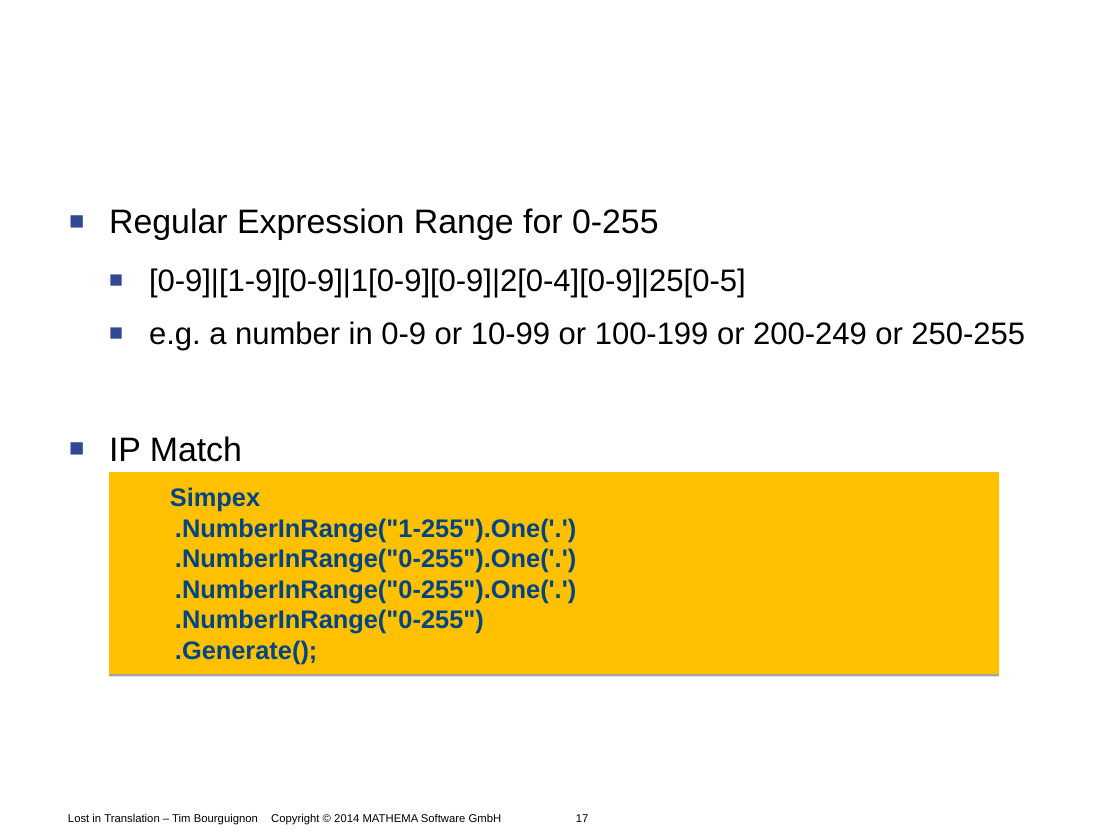
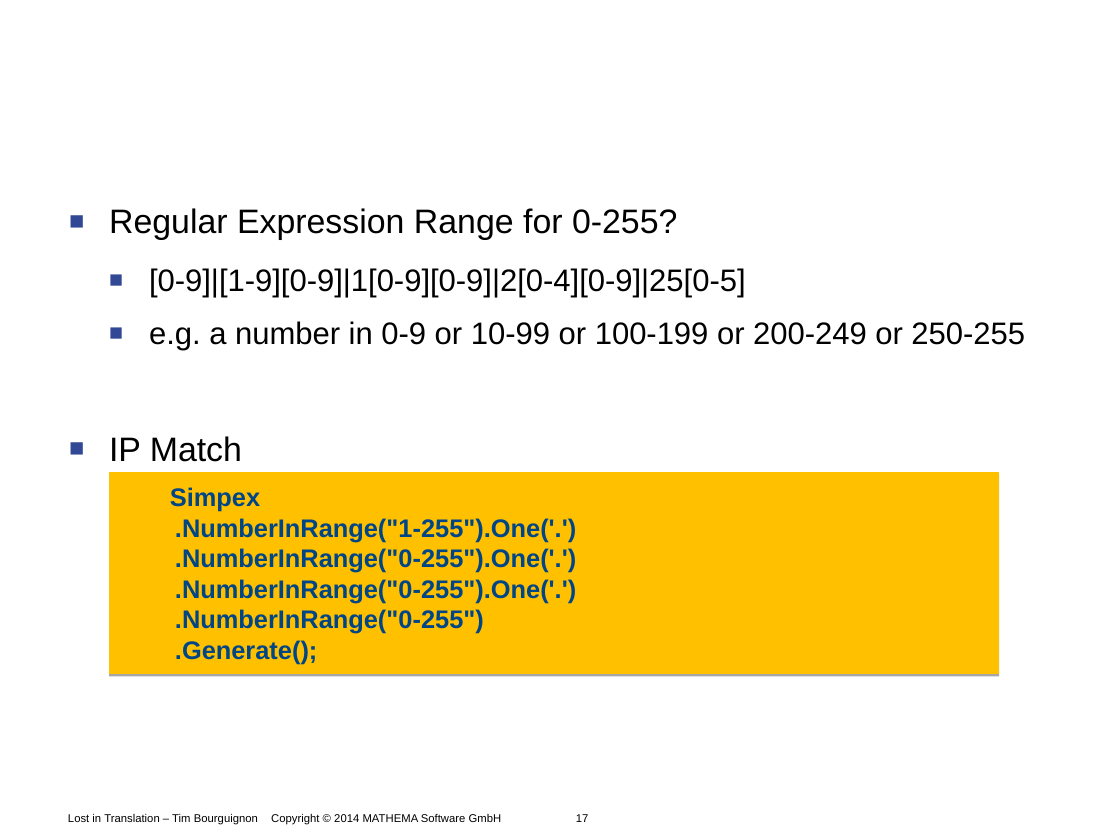
Before and after one commit to Timothep/Talk.LostInTranslation, a slide deck: slide 17 of LostInTranslation.odp. Drawn at 1120x840 pixels with LibreOffice and Linux fonts; fonts in the diff are those of the drawing; background and template pictures are left out. Boxes give left, top, right and bottom in pixels: in the first picture for what was removed or moved away, otherwise in the second. Text is boxed around its words. In the diff, an @@ line names an element or a change of style, - is before the commit and + after.

```diff
--- a/LostInTranslation.odp
+++ b/LostInTranslation.odp
@@ text at box(109, 208, 677, 240): text changed @@
-■ Regular Expression Range for 0-255
+■ Regular Expression Range for 0-255?
```
Also in this commit, not shown: 5 other slides changed.
